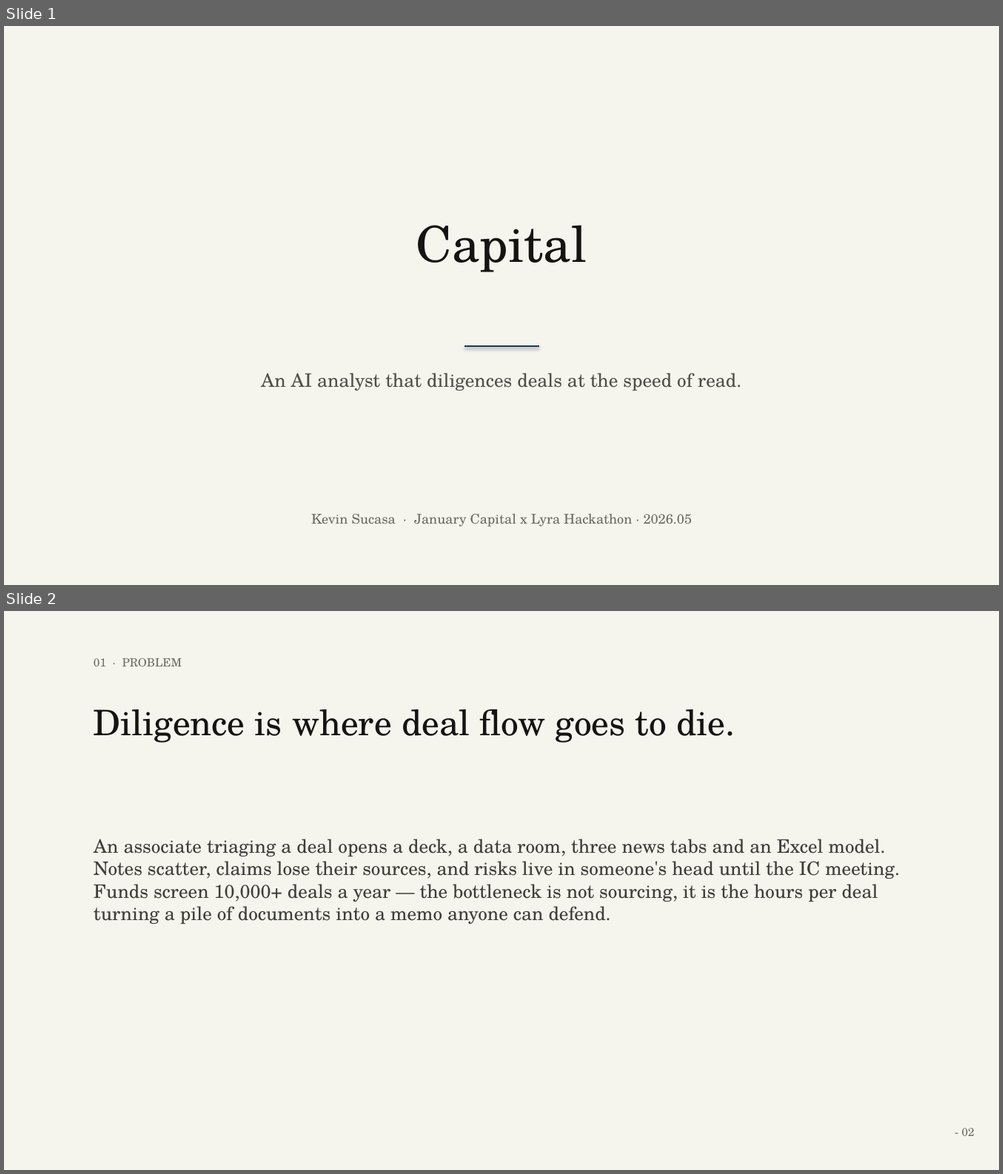
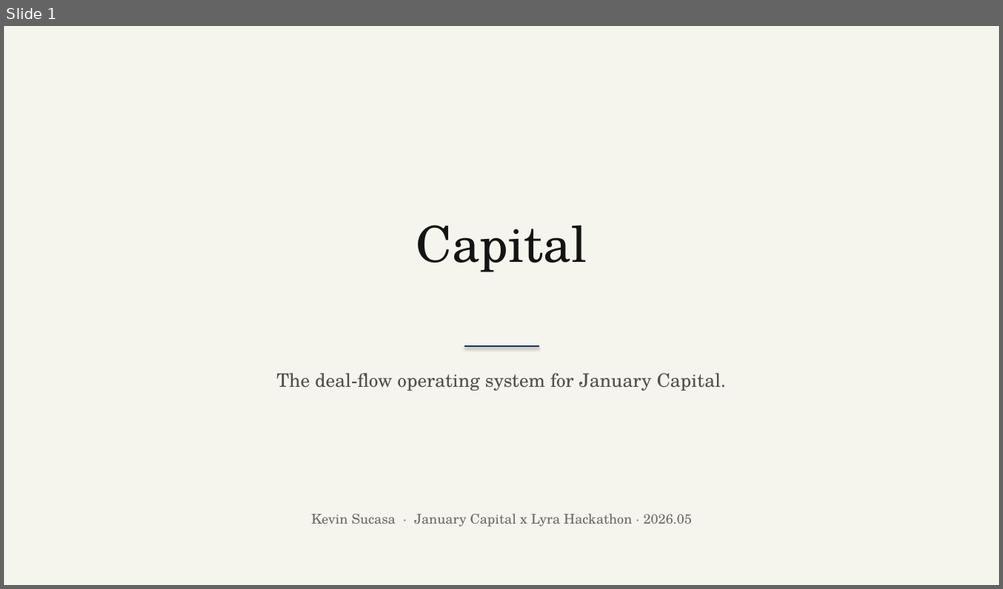
Before and after one commit to kndwin/capital, a slide deck: pitch-deck/capital-pitch-deck.pptx. Shown one above the other, each under a label of ours: slides 1 and 2 before the commit, slide 1 after it. The pictures are 1003x1174 and 1003x589 pixels, drawn with LibreOffice and Linux fonts; fonts in the diff are those of the drawing. Boxes give left, top, right and bottom in pixels: in the first picture for what was removed or moved away, otherwise in the second. Text is boxed around its words. In the diff, an @@ line names an element or a change of style, - is before the commit and + after.

```diff
--- a/pitch-deck/capital-pitch-deck.pptx
+++ b/pitch-deck/capital-pitch-deck.pptx
@@ slide 2 removed at bbox=[4, 611, 999, 1170], background #FFFFFF @@
@@ rectangle removed at bbox=[4, 611, 999, 1170] @@
@@ text removed at bbox=[94, 658, 182, 667] @@
-01 · PROBLEM
@@ text removed at bbox=[94, 709, 734, 743] @@
-Diligence is where deal flow goes to die.
@@ text removed at bbox=[94, 839, 899, 924] @@
-An associate triaging a deal opens a deck, a data room, three news tabs and an Excel model. Notes scatter, claims lose their sources, and risks live in someone's head until the IC meeting. Funds screen 10,000+ deals a year — the bottleneck is not sourcing, it is the hours per deal turning a pile of documents into a memo anyone can defend.
@@ text removed at bbox=[962, 1128, 974, 1136] @@
-- 02
@@ slide 1 changed as well @@
@@ text at bbox=[276, 373, 726, 391]: text changed @@
-An AI analyst that diligences deals at the speed of read.
+The deal-flow operating system for January Capital.
```
Also in this commit, not shown: 2 other slides changed, 4 slides added, 2 other slides removed, 57 other files.
